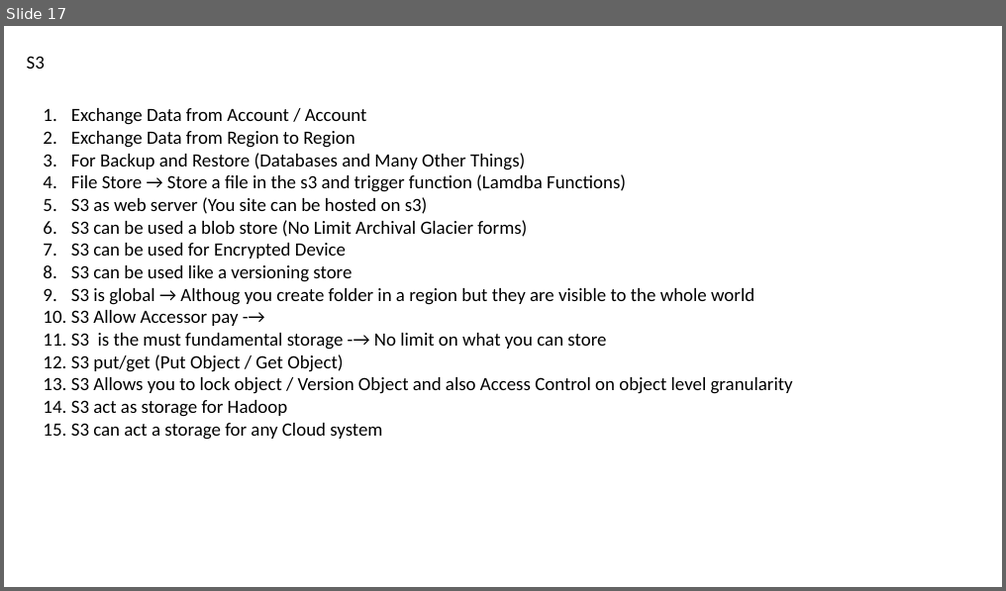
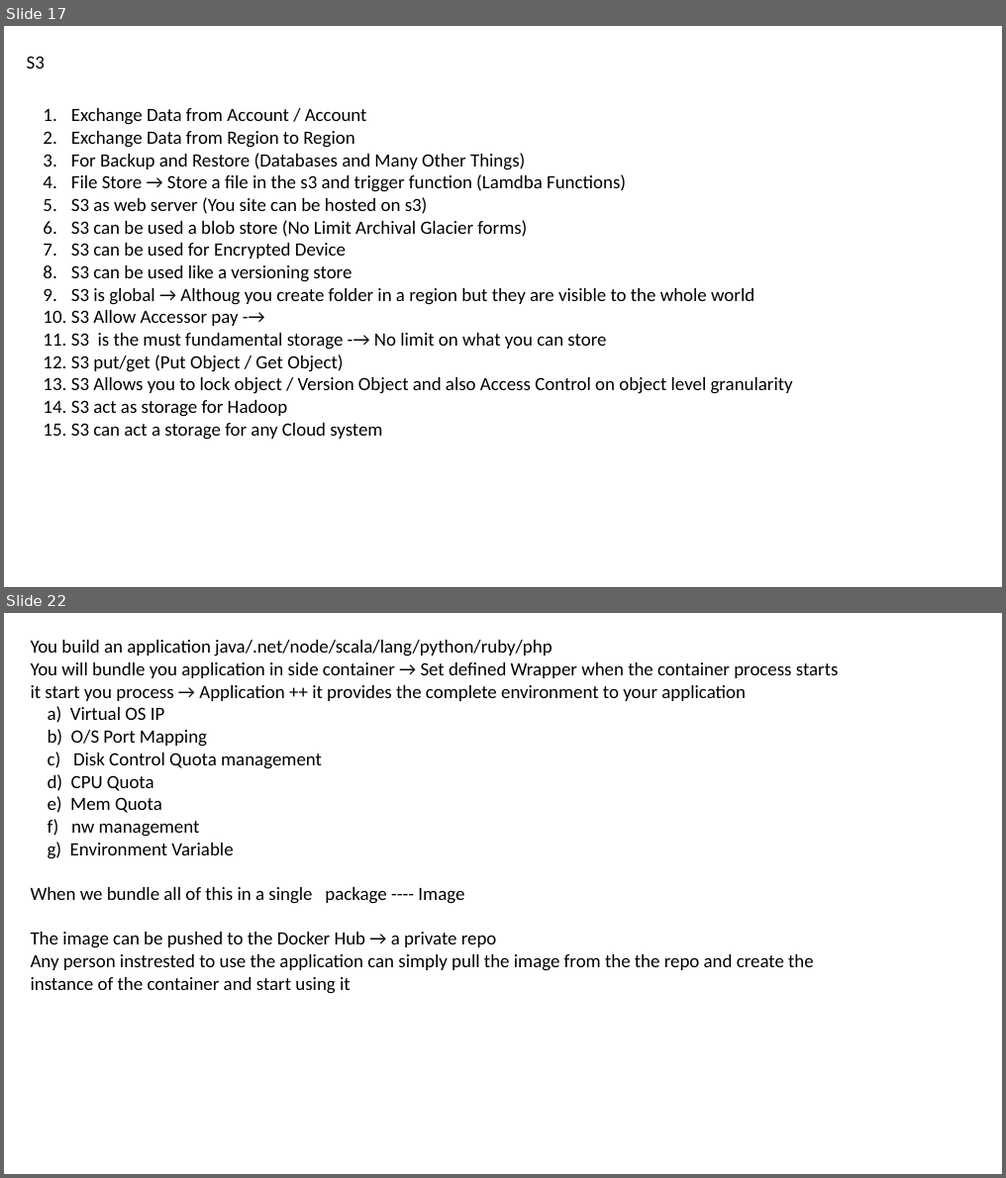
Before and after one commit to nileshdevdas/smcloudbasics, a slide deck: Day-1_BasicCloud.pptx. Shown one above the other, each under a label of ours: slide 17 before the commit, slides 17 and 22 after it; the slides between them are not shown. The pictures are 1006x591 and 1006x1178 pixels, drawn with LibreOffice and Linux fonts; fonts in the diff are those of the drawing. Boxes give left, top, right and bottom in pixels: in the first picture for what was removed or moved away, otherwise in the second. Text is boxed around its words. In the diff, an @@ line names an element or a change of style, - is before the commit and + after.

```diff
--- a/Day-1_BasicCloud.pptx
+++ b/Day-1_BasicCloud.pptx
@@ slide 22 added at (4,613,1002,1174), background #FFFFFF @@
@@ text added at (31,640,839,994), 18 pt, text #000000 @@
+You build an application java/.net/node/scala/lang/python/ruby/php
+You will bundle you application in side container → Set defined Wrapper when the container process starts it start you process → Application ++ it provides the complete environment to your application
+a) Virtual OS IP
+b) O/S Port Mapping
+c) Disk Control Quota management
+d) CPU Quota
+e) Mem Quota
+f) nw management
+g) Environment Variable
+When we bundle all of this in a single package ---- Image
+The image can be pushed to the Docker Hub → a private repo
+Any person instrested to use the application can simply pull the image from the the repo and create the instance of the container and start using it
```
Also in this commit, not shown: 12 other slides added.
